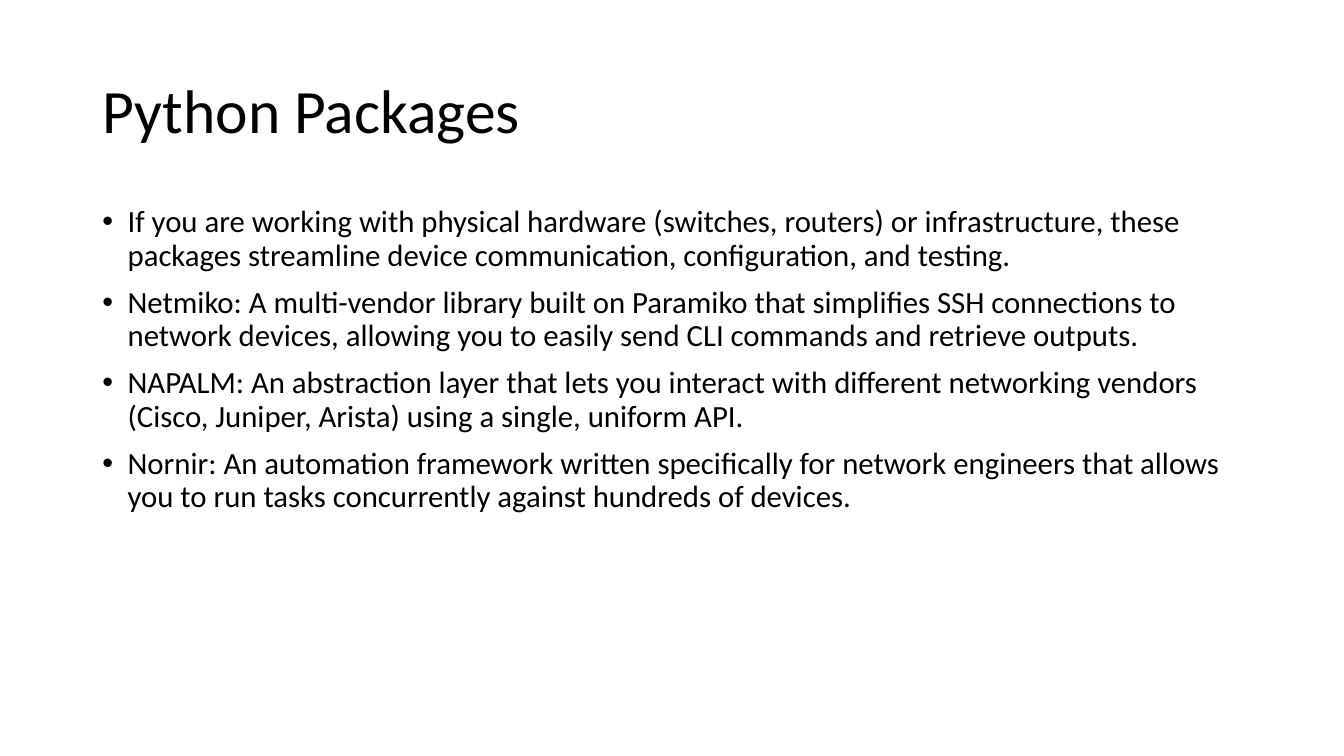
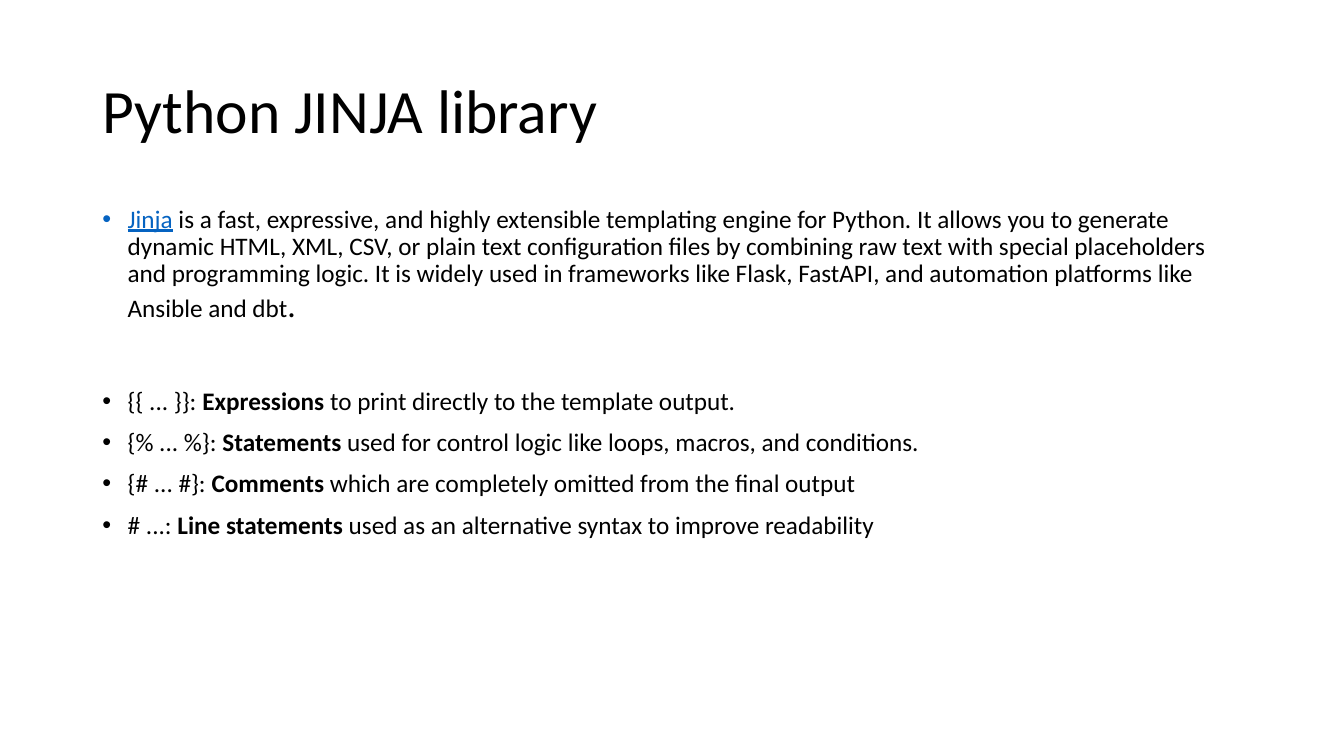
Before and after one commit to imcuteani/Python-Network-Automation, a slide deck: slide 6 of Slides/Day-10/Python Scripting for Networking - Day 10.pptx (slide 5 before the commit). Drawn at 1344x756 pixels with LibreOffice and Linux fonts; fonts in the diff are those of the drawing. Boxes give left, top, right and bottom in pixels: in the first picture for what was removed or moved away, otherwise in the second. Text is boxed around its words. In the diff, an @@ line names an element or a change of style, - is before the commit and + after.

```diff
--- a/Slides/Day-10/Python Scripting for Networking - Day 10.pptx
+++ b/Slides/Day-10/Python Scripting for Networking - Day 10.pptx
@@ title at [102, 90, 597, 143]: text changed @@
-Python Packages
+Python JINJA library
@@ text at [128, 210, 1204, 538]: text changed; size 22 to 18 pt @@
-• If you are working with physical hardware (switches, routers) or infrastructure, these packages streamline device communication, configuration, and testing.
-• Netmiko: A multi-vendor library built on Paramiko that simplifies SSH connections to network devices, allowing you to easily send CLI commands and retrieve outputs.
-• NAPALM: An abstraction layer that lets you interact with different networking vendors (Cisco, Juniper, Arista) using a single, uniform API.
-• Nornir: An automation framework written specifically for network engineers that allows you to run tasks concurrently against hundreds of devices.
+• Jinja is a fast, expressive, and highly extensible templating engine for Python. It allows you to generate dynamic HTML, XML, CSV, or plain text configuration files by combining raw text with special placeholders and programming logic. It is widely used in frameworks like Flask, FastAPI, and automation platforms like Ansible and dbt.
+• {{ ... }}: Expressions to print directly to the template output.
+• {% ... %}: Statements used for control logic like loops, macros, and conditions.
+• {# ... #}: Comments which are completely omitted from the final output
+• # ...: Line statements used as an alternative syntax to improve readability
```
Also in this commit, not shown: 3 other slides changed, 2 slides added, 3 slides removed, 4 other files.
